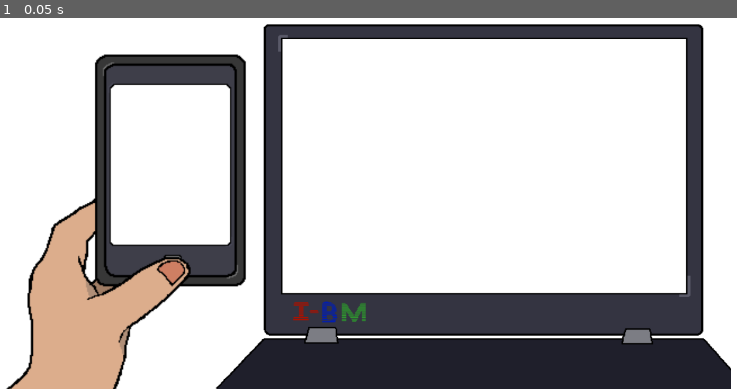
Above: before the commit, frame 1.
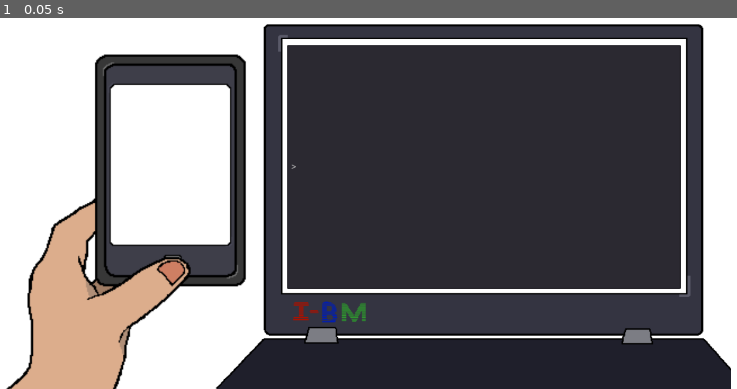
Above: after the commit, the same moment.

Repository: Epitrochoid/ludum-dare-40
Game: Godot game, scene res://Container.tscn
The game is run twice, just before and just after one commit, with the same random seed, the same clock (stepped at 60 frames per second) and the same inputs.
Inputs:
- Up to frame 1 (0.05 s): no input

The runs differ from the first frame. In frame 1, 35% of the frame differs, in the area x 38-93%, y 7-74%.

Commit message:
change default render location/window sizing - stretch, keep ratio. Add linedit

Diff:
--- a/Container.tscn
+++ b/Container.tscn
@@ -1,7 +1,8 @@
-[gd_scene load_steps=4 format=2]
+[gd_scene load_steps=5 format=2]
 
 [ext_resource path="res://assets/laptop_colored.png" type="Texture" id=1]
-[ext_resource path="res://assets/phone_with_hand_color.png" type="Texture" id=2]
+[ext_resource path="res://LineEdit.gd" type="Script" id=2]
+[ext_resource path="res://assets/phone_with_hand_color.png" type="Texture" id=3]
 
 [sub_resource type="CanvasItemMaterial" id=1]
 
@@ -38,6 +39,9 @@
 size_flags_horizontal = 1
 size_flags_vertical = 1
 color = Color( 1, 1, 1, 1 )
+__meta__ = {
+"_edit_lock_": true
+}
 
 [node name="Laptop" type="Sprite" parent="ColorRect"]
 
@@ -45,9 +49,31 @@
 scale = Vector2( 1.2, 1.06667 )
 texture = ExtResource( 1 )
 
+[node name="LineEdit" type="LineEdit" parent="ColorRect/Laptop"]
+
+anchor_left = 0.0
+anchor_top = 0.0
+anchor_right = 0.0
+anchor_bottom = 0.0
+margin_left = -192.0
+margin_top = -216.0
+margin_right = 333.0
+margin_bottom = 150.0
+rect_pivot_offset = Vector2( 0, 0 )
+rect_clip_content = false
+mouse_filter = 0
+size_flags_horizontal = 1
+size_flags_vertical = 1
+focus_mode = 2
+placeholder_alpha = 0.6
+caret_blink = false
+caret_blink_speed = 0.65
+context_menu_enabled = true
+script = ExtResource( 2 )
+
 [node name="Phone" type="Sprite" parent="ColorRect"]
 
 position = Vector2( 182.461, 453.121 )
 scale = Vector2( 1.8, 1.8 )
 z = 2
-texture = ExtResource( 2 )
+texture = ExtResource( 3 )
--- /dev/null
+++ b/LineEdit.gd
@@ -0,0 +1,17 @@
+extends LineEdit
+
+# class member variables go here, for example:
+# var a = 2
+# var b = "textvar"
+
+func _ready():
+	# Called every time the node is added to the scene.
+	# Initialization here
+	append_at_cursor('> ')
+	pass
+
+func _process(delta):
+	# Called every frame. Delta is time since last frame.
+	# Update game logic here.
+#	append_at_cursor('hello world')
+	pass
--- a/project.godot
+++ b/project.godot
@@ -18,6 +18,10 @@
 
 window/size/width=1280
 window/size/height=720
+window/size/fullscreen=true
+window/stretch/mode="viewport"
+window/stretch/aspect="keep"
+window/stretch/shrink="1"
 
 [gdnative]
 
